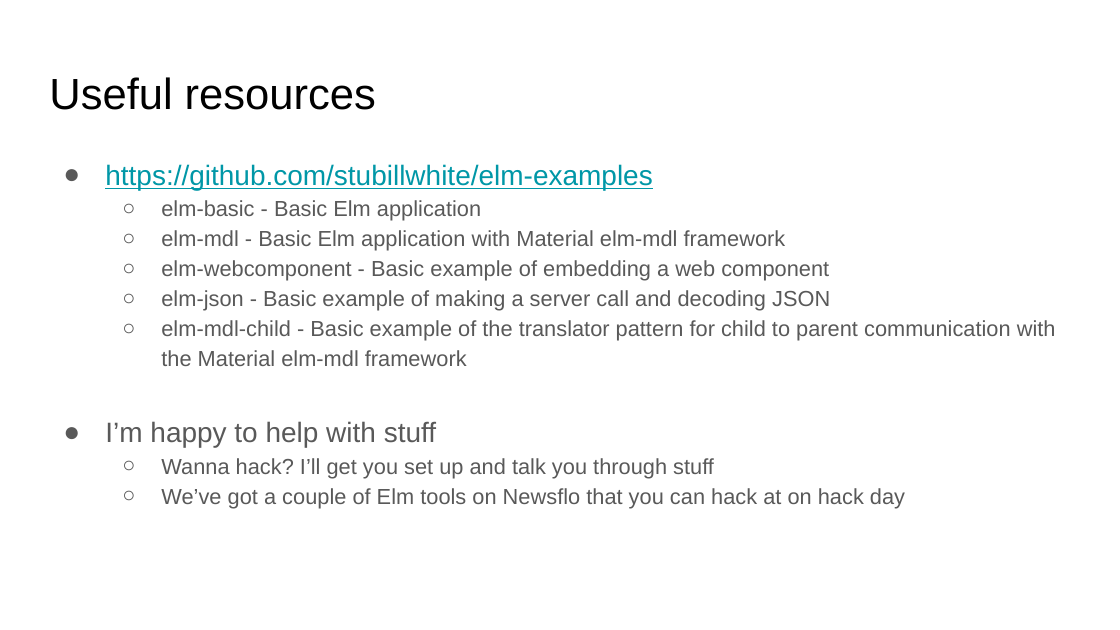
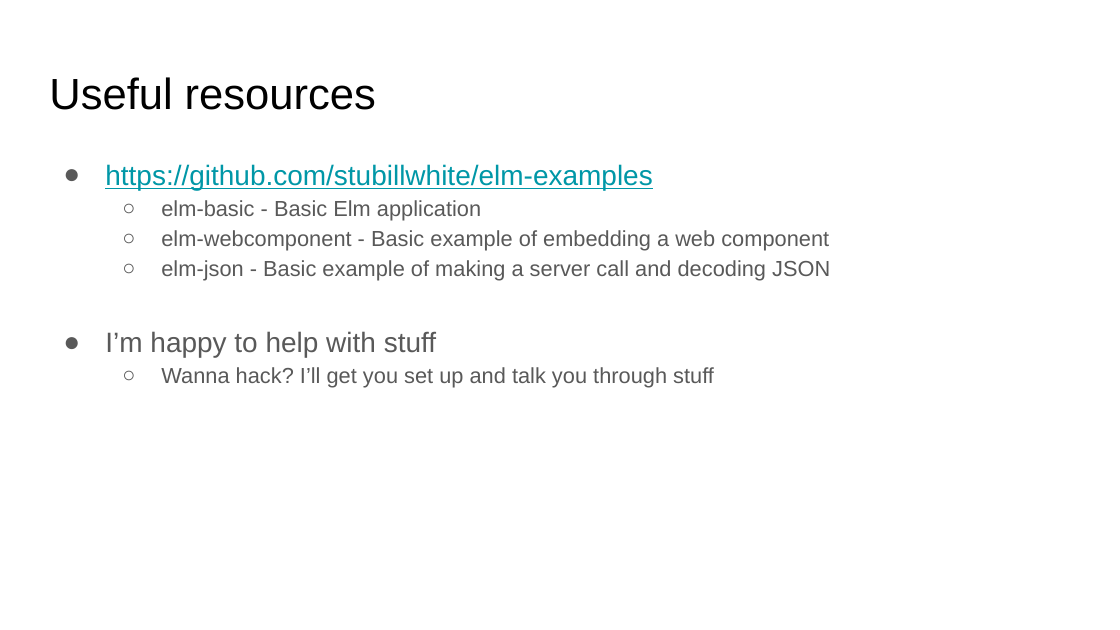
Before and after one commit to stubillwhite/elm-examples, a slide deck: slide 32 of slides.pptx. Drawn at 1120x630 pixels with LibreOffice and Linux fonts; fonts in the diff are those of the drawing. Boxes give left, top, right and bottom in pixels: in the first picture for what was removed or moved away, otherwise in the second. Text is boxed around its words. In the diff, an @@ line names an element or a change of style, - is before the commit and + after.

Commit message:
Update slides

```diff
--- a/slides.pptx
+++ b/slides.pptx
@@ text at (161, 230, 786, 251): paragraph removed @@
-  ○ elm-mdl - Basic Elm application with Material elm-mdl framework
@@ text at (161, 320, 1056, 366): paragraph removed @@
-  ○ elm-mdl-child - Basic example of the translator pattern for child to parent communication with the Material elm-mdl framework
@@ text at (161, 488, 905, 508): paragraph removed @@
-  ○ We’ve got a couple of Elm tools on Newsflo that you can hack at on hack day
```
Also in this commit, not shown: 1 other slide changed.
